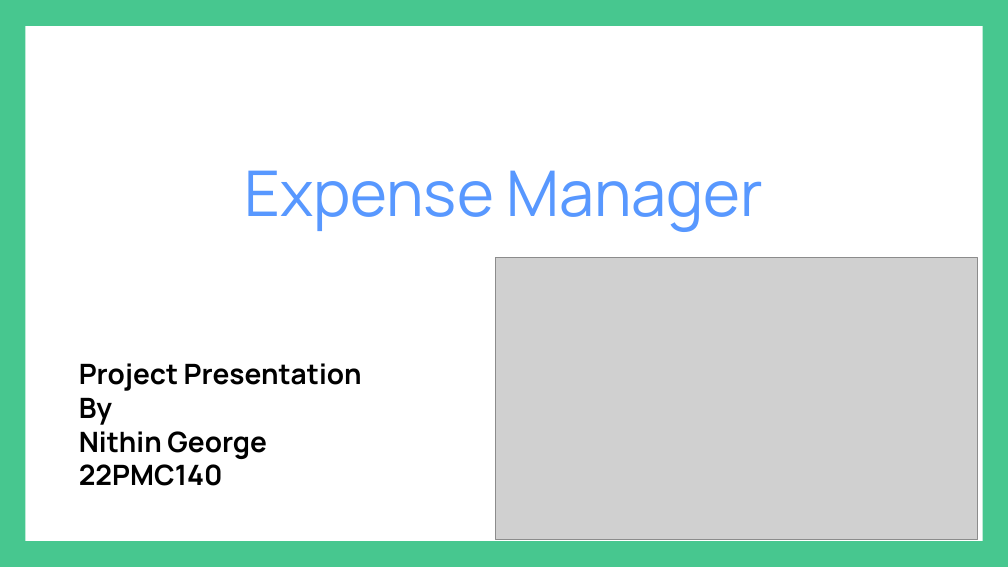
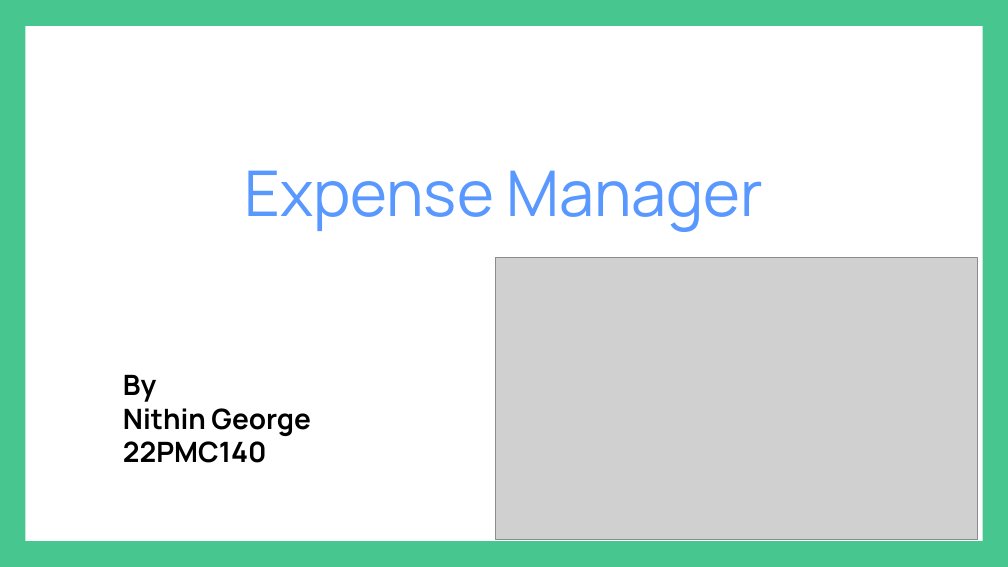
Before and after one commit to nithin200051/ExpenseManager, a slide deck: slide 1 of ExpenseManager-main/Project Presentation/Expense PPT.pptx. Drawn at 1008x567 pixels with LibreOffice and Linux fonts; fonts in the diff are those of the drawing; grey boxes stand for pictures. Boxes give left, top, right and bottom in pixels: in the first picture for what was removed or moved away, otherwise in the second. Text is boxed around its words. In the diff, an @@ line names an element or a change of style, - is before the commit and + after.

```diff
--- a/ExpenseManager-main/Project Presentation/Expense PPT.pptx
+++ b/ExpenseManager-main/Project Presentation/Expense PPT.pptx
@@ text at box(79, 363, 362, 391): paragraph removed @@
-Project Presentation
@@ text "By": place and size @@
-text "By" at box(79, 363, 362, 486)
+text "By" at box(123, 374, 310, 463)
```
Also in this commit, not shown: 9 other slides changed, 1 slide added, 1 slide removed.
